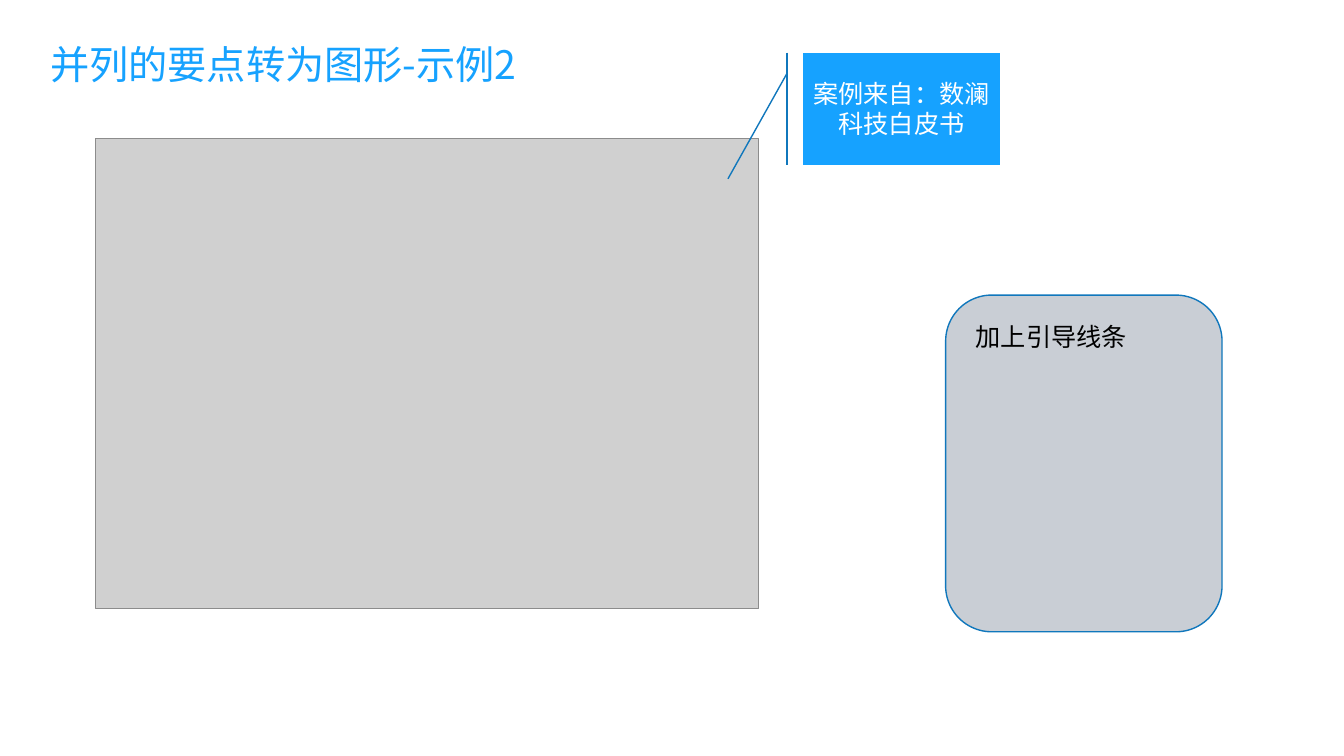
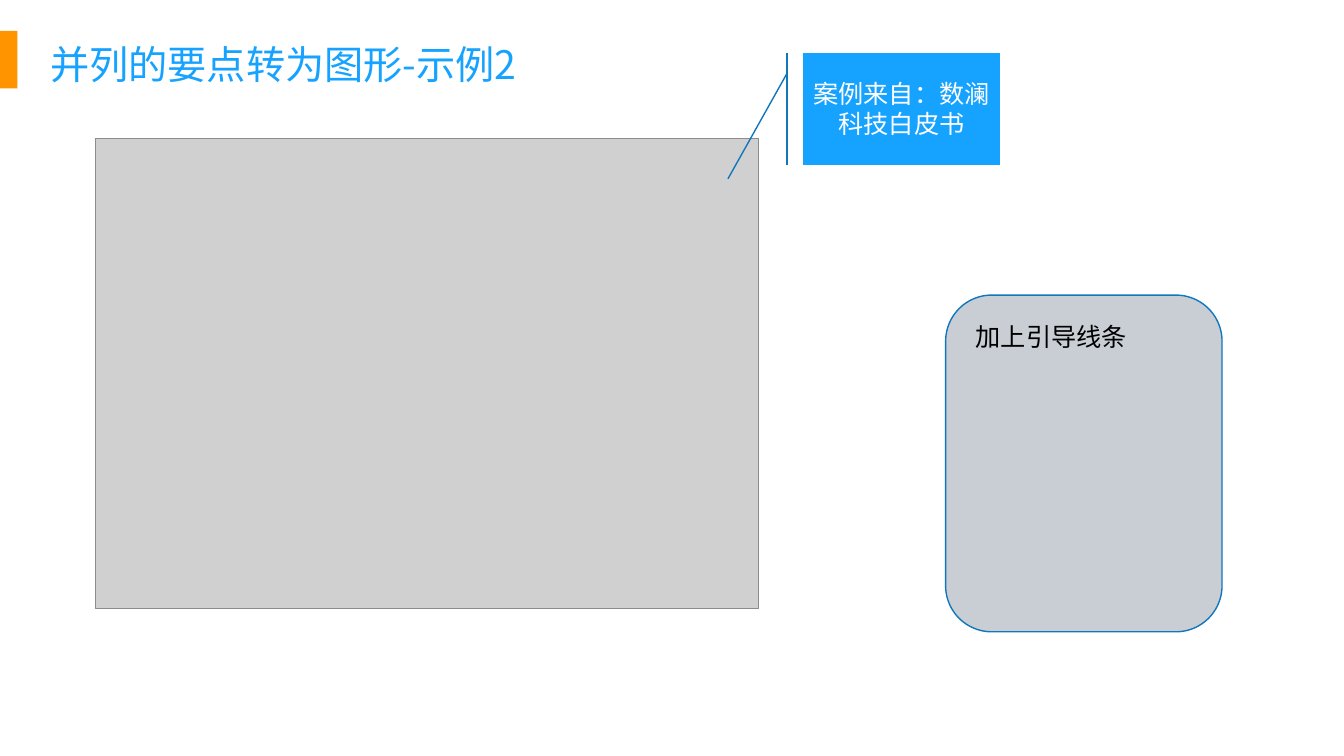
Before and after one commit to fancyChuan/reading-mindmap, a slide deck: slide 5 of PPT/PPT范式收集.pptx (slide 4 before the commit). Drawn at 1344x756 pixels with LibreOffice and Linux fonts; fonts in the diff are those of the drawing; grey boxes stand for pictures. Boxes give left, top, right and bottom in pixels: in the first picture for what was removed or moved away, otherwise in the second. Text is boxed around its words. In the diff, an @@ line names an element or a change of style, - is before the commit and + after.

```diff
--- a/PPT/PPT范式收集.pptx
+++ b/PPT/PPT范式收集.pptx
@@ rectangle added at (0, 31, 17, 89), fill #FF9400 @@
```
Also in this commit, not shown: 3 other slides changed, 1 slide added, 2 other files.
